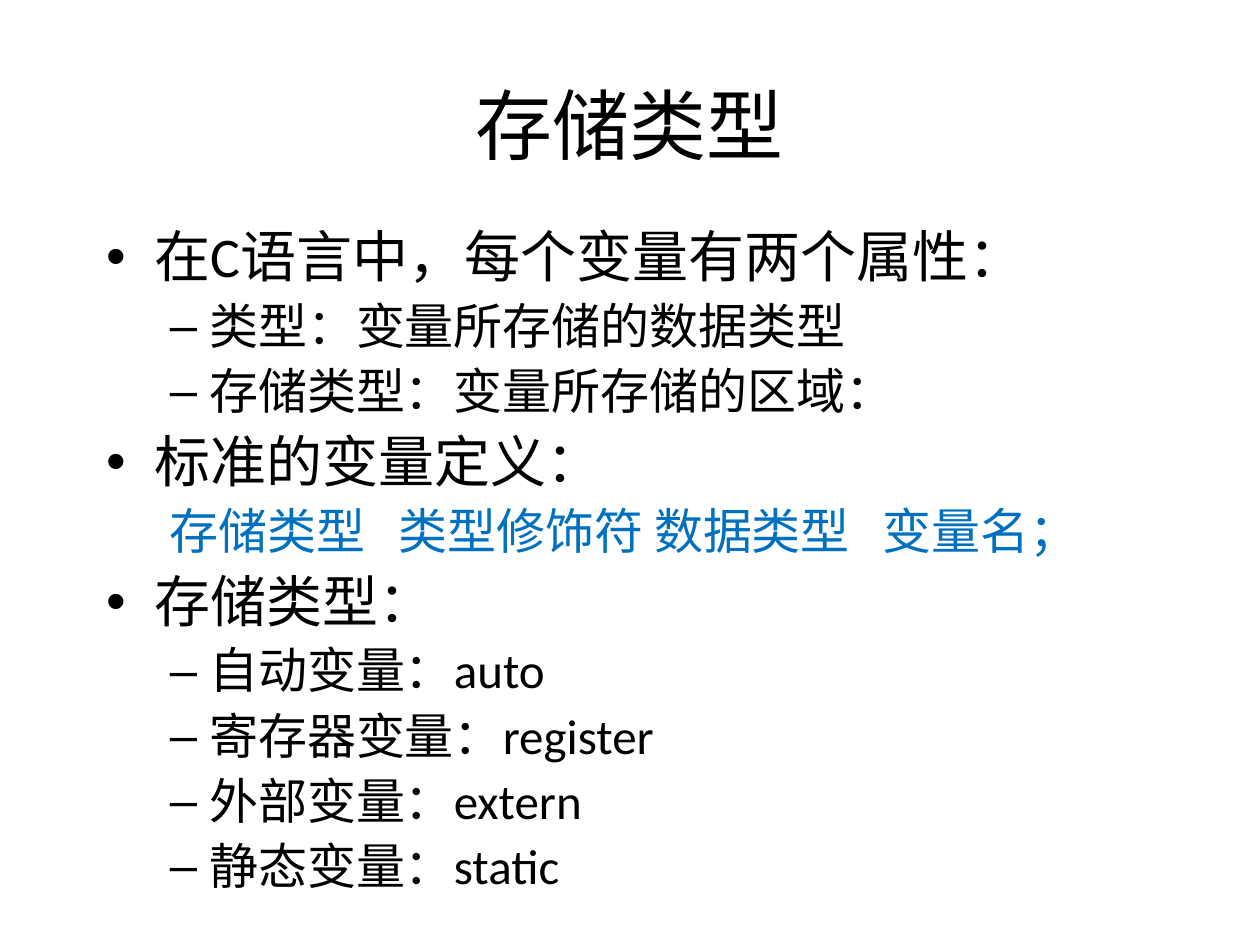
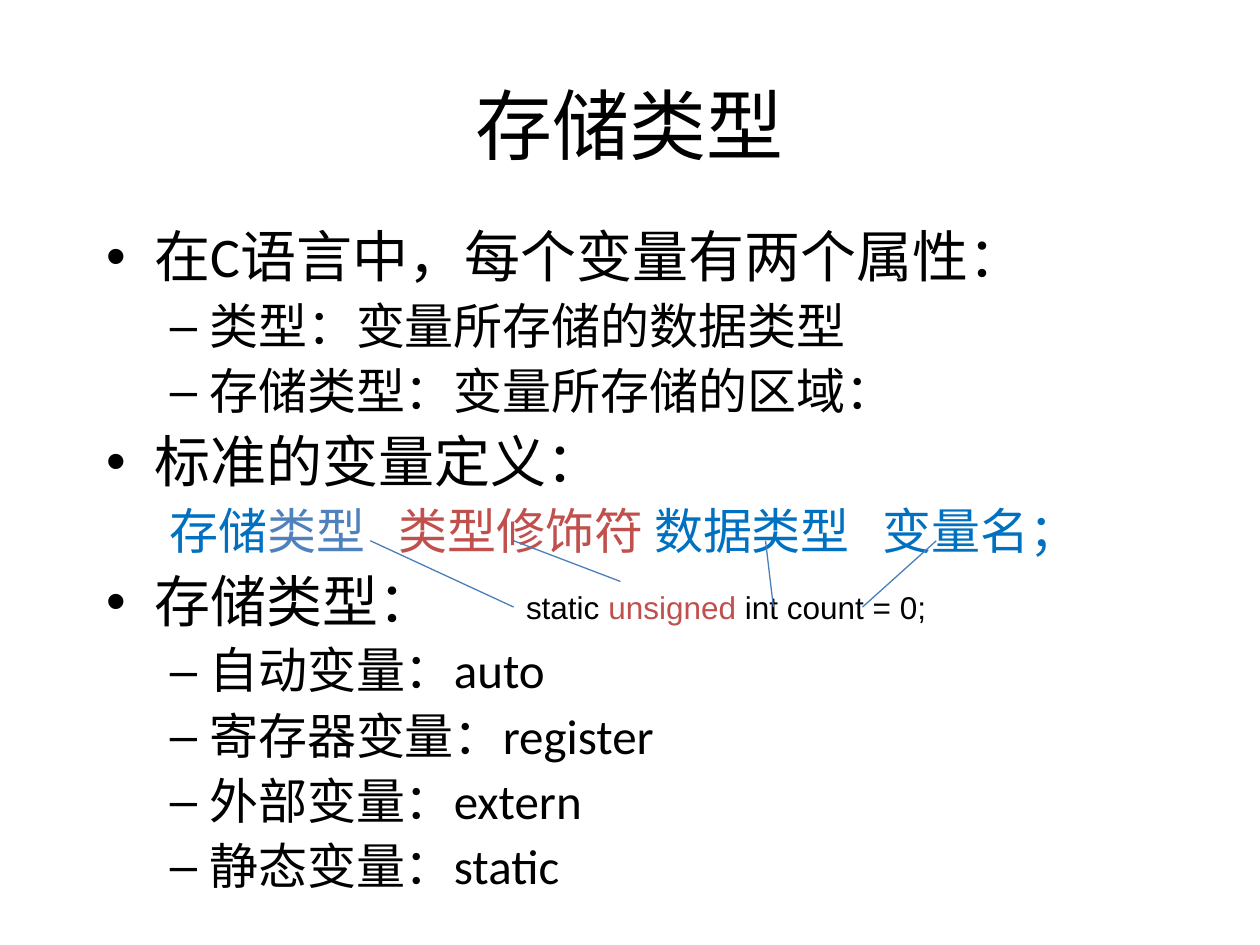
Before and after one commit to wwuhn/wwuhn.github.io, a slide deck: slide 57 of bookspcClassic/C++程序设计翁惠玉/6过程封装－函数（回溯法、分治法、动态规划）.ppt. Drawn at 1260x945 pixels with LibreOffice and Linux fonts; fonts in the diff are those of the drawing. Boxes give left, top, right and bottom in pixels: in the first picture for what was removed or moved away, otherwise in the second. Text is boxed around its words. In the diff, an @@ line names an element or a change of style, - is before the commit and + after.

```diff
--- a/bookspcClassic/C++程序设计翁惠玉/6过程封装－函数（回溯法、分治法、动态规划）.ppt
+++ b/bookspcClassic/C++程序设计翁惠玉/6过程封装－函数（回溯法、分治法、动态规划）.ppt
@@ text at (170, 507, 1079, 561): text colour #0070C0 to #4F81BD in "存储类型"; text colour #0070C0 to #C0504D in "类型修饰符" @@
@@ line added from (370, 541) to (514, 607), #4A7EBB 0.74 pt @@
@@ line added from (514, 541) to (620, 581), #4A7EBB 0.74 pt @@
@@ line added from (766, 541) to (774, 607), #4A7EBB 0.74 pt @@
@@ line added from (863, 607) to (936, 541), #4A7EBB 0.74 pt @@
@@ text added at (526, 594, 926, 625), 18 pt, text #000000 @@
+static unsigned int count = 0;
```
Also in this commit, not shown: 20 other slides changed, 5 other files.
